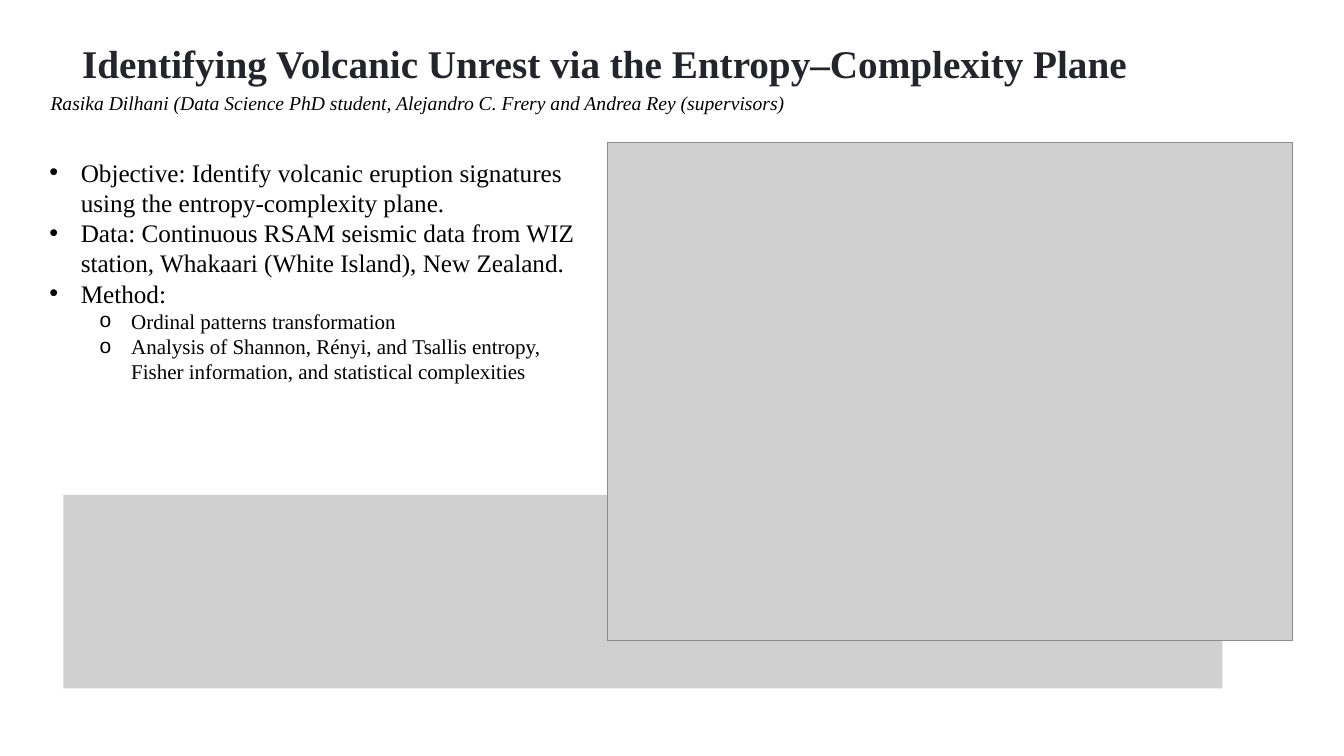
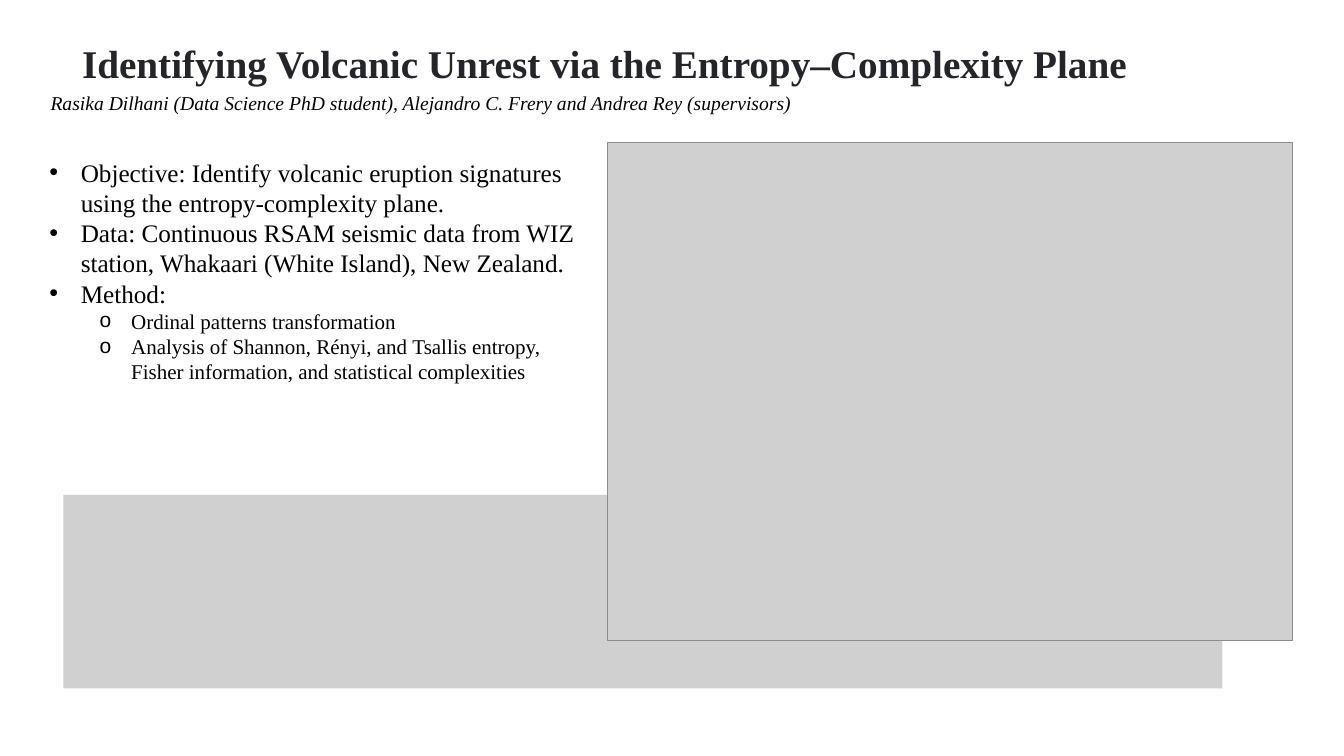
Before and after one commit to rasidilhani/Seismic_Amplitude_Timeseries_Analysis, a slide deck: slide 1 of Text/Japan_talkV1.pptx. Drawn at 1344x756 pixels with LibreOffice and Linux fonts; fonts in the diff are those of the drawing; grey boxes stand for pictures. Boxes give left, top, right and bottom in pixels: in the first picture for what was removed or moved away, otherwise in the second. Text is boxed around its words. In the diff, an @@ line names an element or a change of style, - is before the commit and + after.

```diff
--- a/Text/Japan_talkV1.pptx
+++ b/Text/Japan_talkV1.pptx
@@ text at [51, 96, 791, 115]: text changed @@
-Rasika Dilhani (Data Science PhD student, Alejandro C. Frery and Andrea Rey (supervisors)
+Rasika Dilhani (Data Science PhD student), Alejandro C. Frery and Andrea Rey (supervisors)
```
